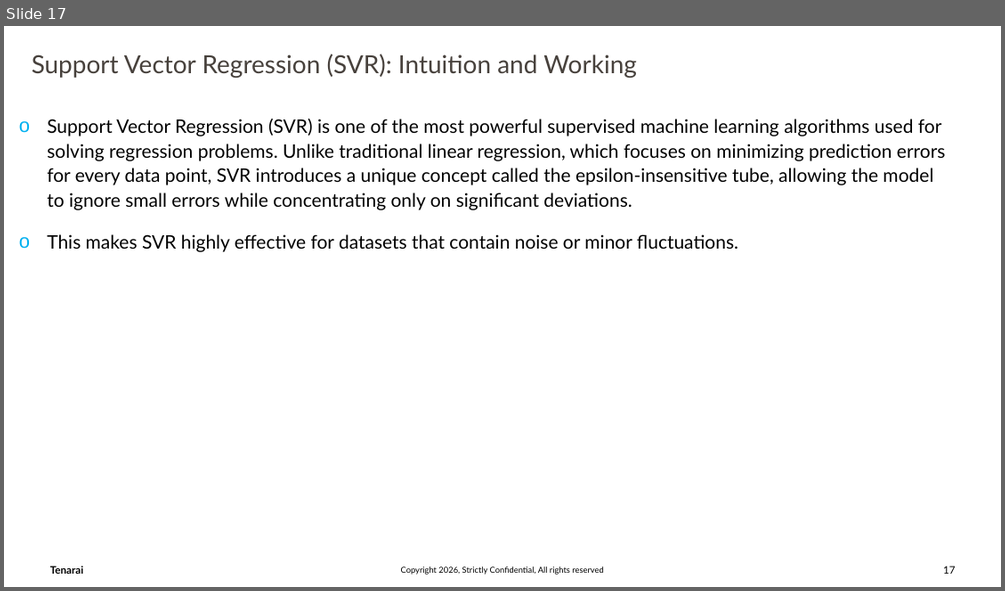
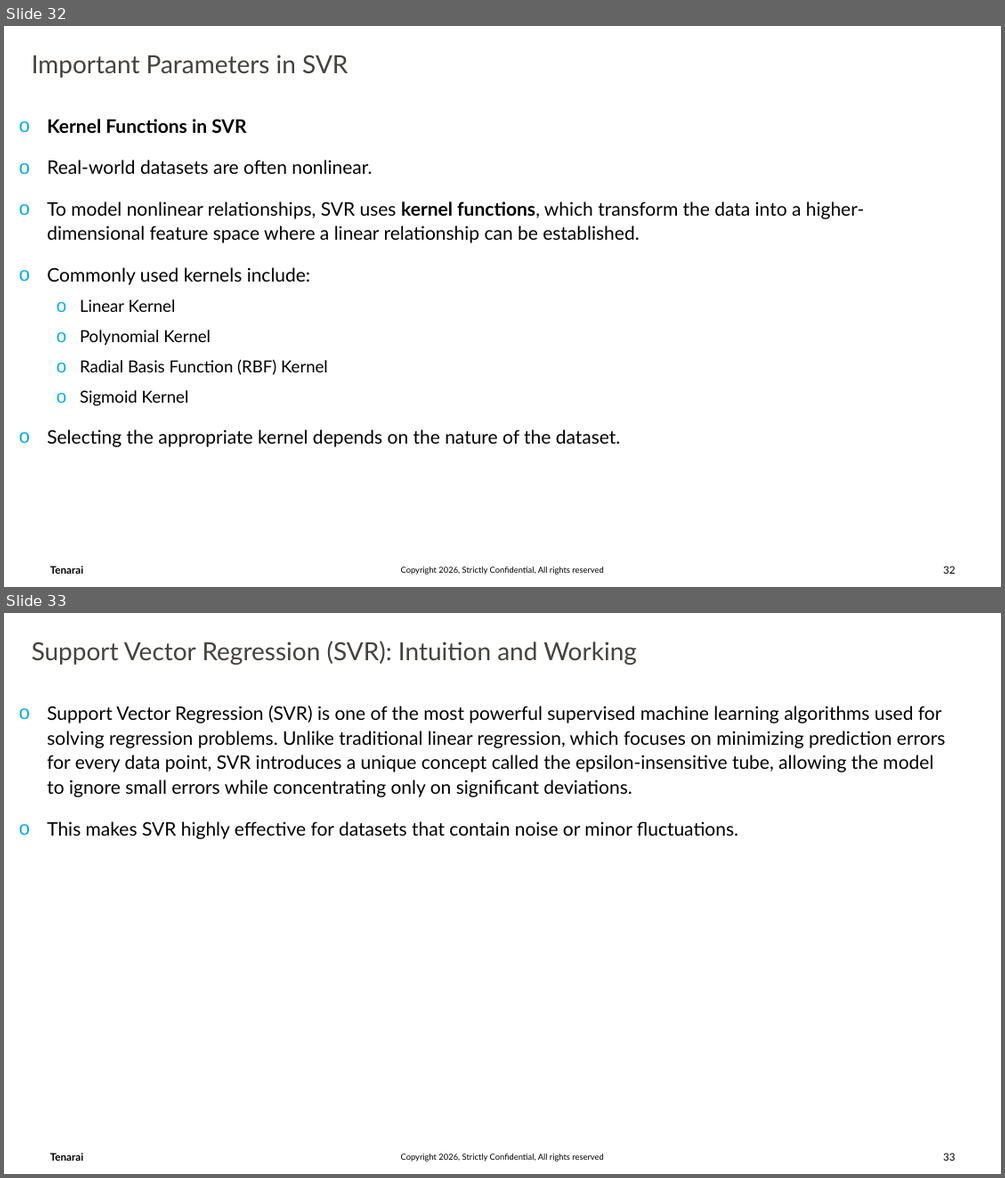
Before and after one commit to trivedi-ashutosh2013/Training_Content, a slide deck: Machine_Learning/AI_ML_Part03.pptx. Shown one above the other, each under a label of ours: slide 17 before the commit, slides 32 and 33 after it. The pictures are 1005x591 and 1005x1178 pixels, drawn with LibreOffice and Linux fonts; fonts in the diff are those of the drawing; background and template pictures are left out. Boxes give left, top, right and bottom in pixels: in the first picture for what was removed or moved away, otherwise in the second. Text is boxed around its words. In the diff, an @@ line names an element or a change of style, - is before the commit and + after.

```diff
--- a/Machine_Learning/AI_ML_Part03.pptx
+++ b/Machine_Learning/AI_ML_Part03.pptx
@@ slide 32 added at box(4, 26, 1001, 587), background #FFFFFF; not listed: 3 template elements that a slide beside it also shows @@
@@ text added at box(32, 54, 348, 78), 24 pt, text #47413C @@
+Important Parameters in SVR
@@ text added at box(47, 119, 864, 447), 18 pt, text #000000 @@
+o Kernel Functions in SVR
+o Real-world datasets are often nonlinear.
+o To model nonlinear relationships, SVR uses kernel functions, which transform the data into a higher-dimensional feature space where a linear relationship can be established.
+o Commonly used kernels include:
+  o Linear Kernel
+  o Polynomial Kernel
+  o Radial Basis Function (RBF) Kernel
+  o Sigmoid Kernel
+o Selecting the appropriate kernel depends on the nature of the dataset.
@@ what was slide 17 is now slide 33 @@
@@ page number at box(943, 1152, 955, 1160): text changed @@
-17
+33
```
Also in this commit, not shown: 15 other slides added.
